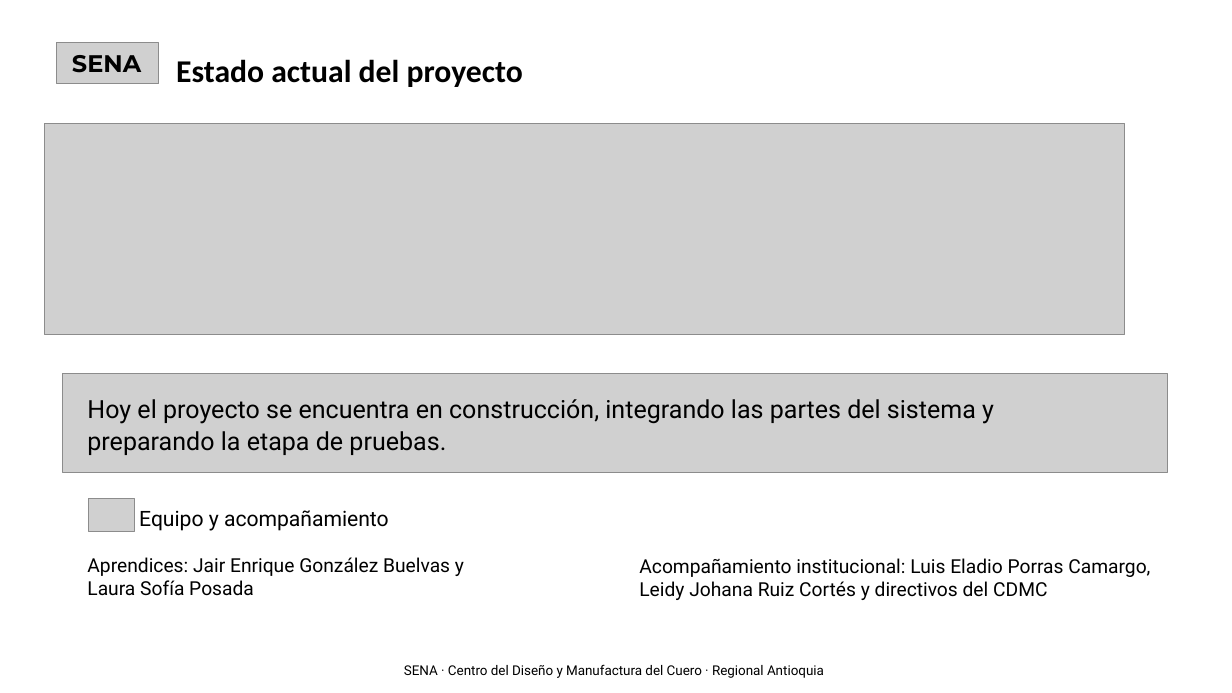
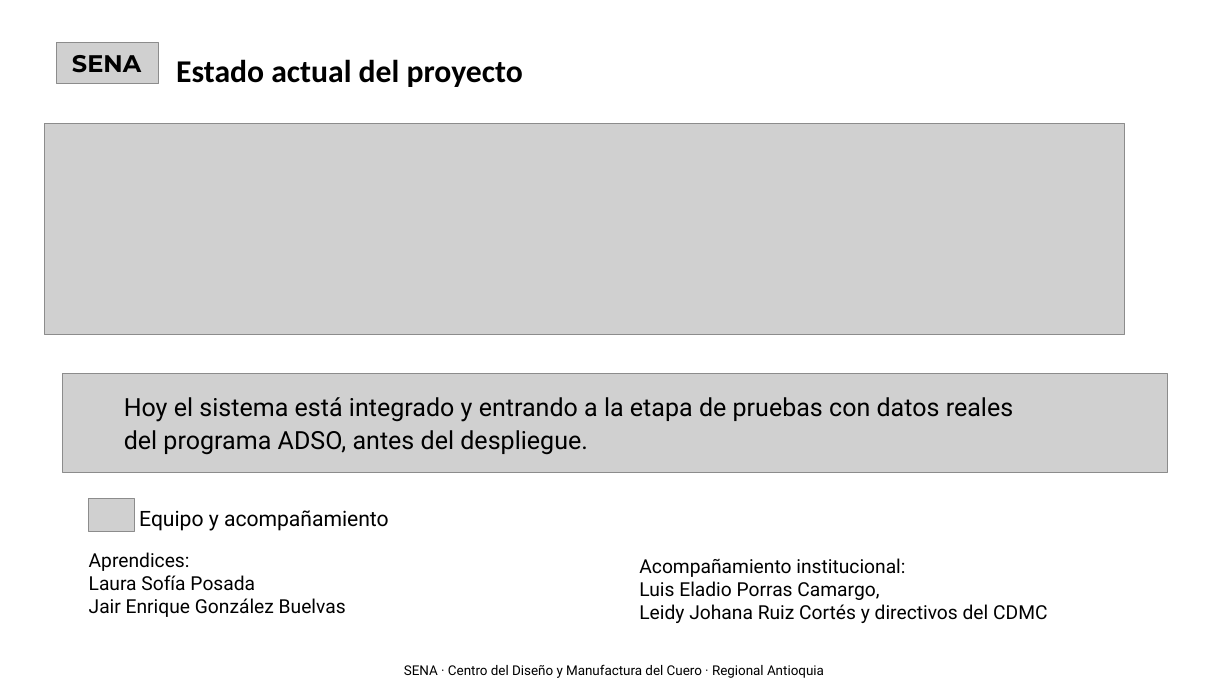
Before and after one commit to DarkerJB/CONINS_PROJECT_Control_Instructores_SENA, a slide deck: slide 5 of docs/ConIns_ERS_Y_Relevantes/CONINS - Contexto general del proyecto.pptx (slide 4 before the commit). Drawn at 1232x693 pixels with LibreOffice and Linux fonts; fonts in the diff are those of the drawing; grey boxes stand for pictures; background and template pictures are left out. Boxes give left, top, right and bottom in pixels: in the first picture for what was removed or moved away, otherwise in the second. Text is boxed around its words. In the diff, an @@ line names an element or a change of style, - is before the commit and + after.

```diff
--- a/docs/ConIns_ERS_Y_Relevantes/CONINS - Contexto general del proyecto.pptx
+++ b/docs/ConIns_ERS_Y_Relevantes/CONINS - Contexto general del proyecto.pptx
@@ text at (124, 397, 1013, 454): text changed @@
-Hoy el proyecto se encuentra en construcción, integrando las partes del sistema y
-preparando la etapa de pruebas.
+Hoy el sistema está integrado y entrando a la etapa de pruebas con datos reales del programa ADSO, antes del despliegue.
@@ text at (89, 552, 190, 571): text changed @@
-Aprendices: Jair Enrique González Buelvas y
+Aprendices:
@@ text at (639, 558, 905, 600): text changed @@
-Acompañamiento institucional: Luis Eladio Porras Camargo,
+Acompañamiento institucional:
+Luis Eladio Porras Camargo,
@@ text at (89, 598, 346, 617): paragraph added @@
+Jair Enrique González Buelvas
```
Also in this commit, not shown: 3 other slides changed, 1 slide added, 34 other files.
